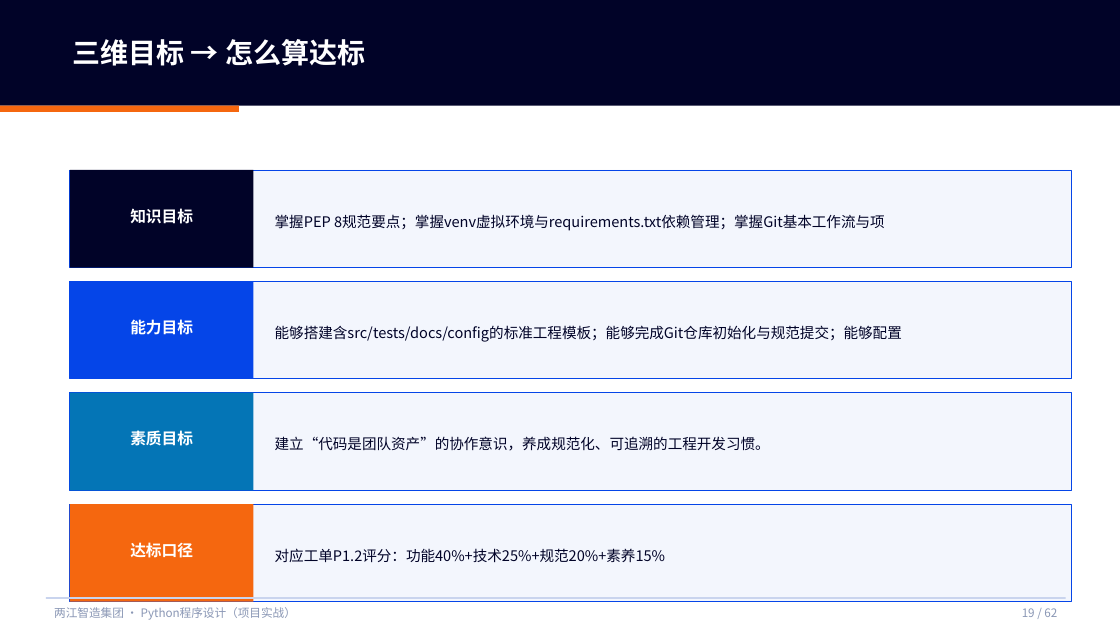
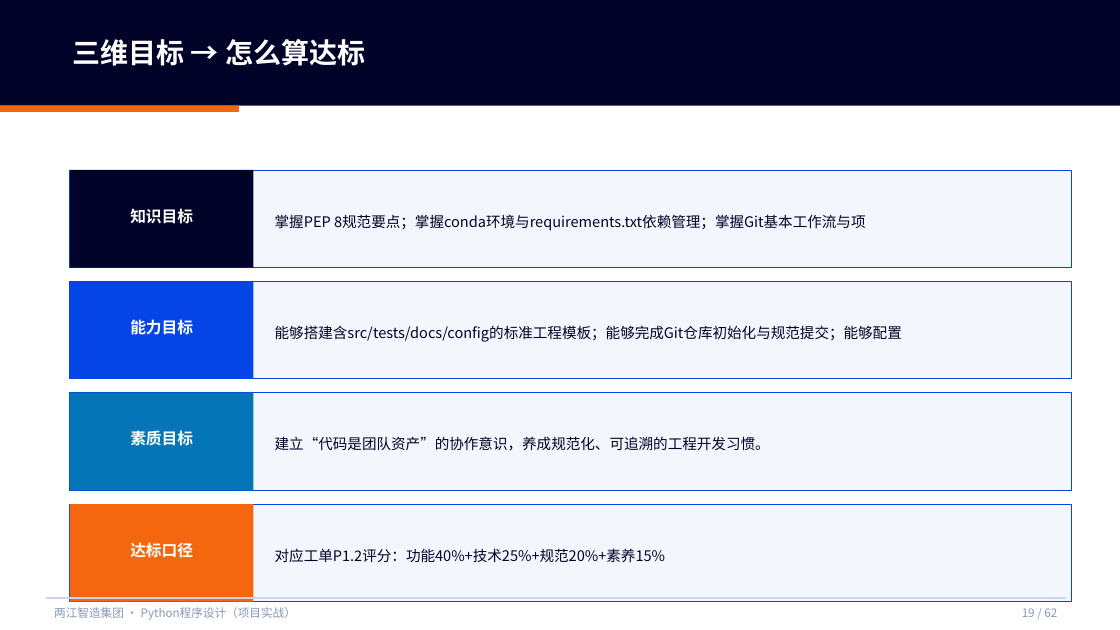
Before and after one commit to tianqiongenze/ai-course-teaching-resources, a slide deck: slide 19 of 03-Python程序设计-项目实战/V2授课PPT/W02-第3次课-像企业团队一样写代码.pptx. Drawn at 1120x630 pixels with LibreOffice and Linux fonts; fonts in the diff are those of the drawing. Boxes give left, top, right and bottom in pixels: in the first picture for what was removed or moved away, otherwise in the second. Text is boxed around its words. In the diff, an @@ line names an element or a change of style, - is before the commit and + after.

```diff
--- a/03-Python程序设计-项目实战/V2授课PPT/W02-第3次课-像企业团队一样写代码.pptx
+++ b/03-Python程序设计-项目实战/V2授课PPT/W02-第3次课-像企业团队一样写代码.pptx
@@ text at (275, 214, 866, 231): text changed @@
-掌握PEP 8规范要点；掌握venv虚拟环境与requirements.txt依赖管理；掌握Git基本工作流与项
+掌握PEP 8规范要点；掌握conda环境与requirements.txt依赖管理；掌握Git基本工作流与项
```
Also in this commit, not shown: 14 other slides changed, 14 other files.
